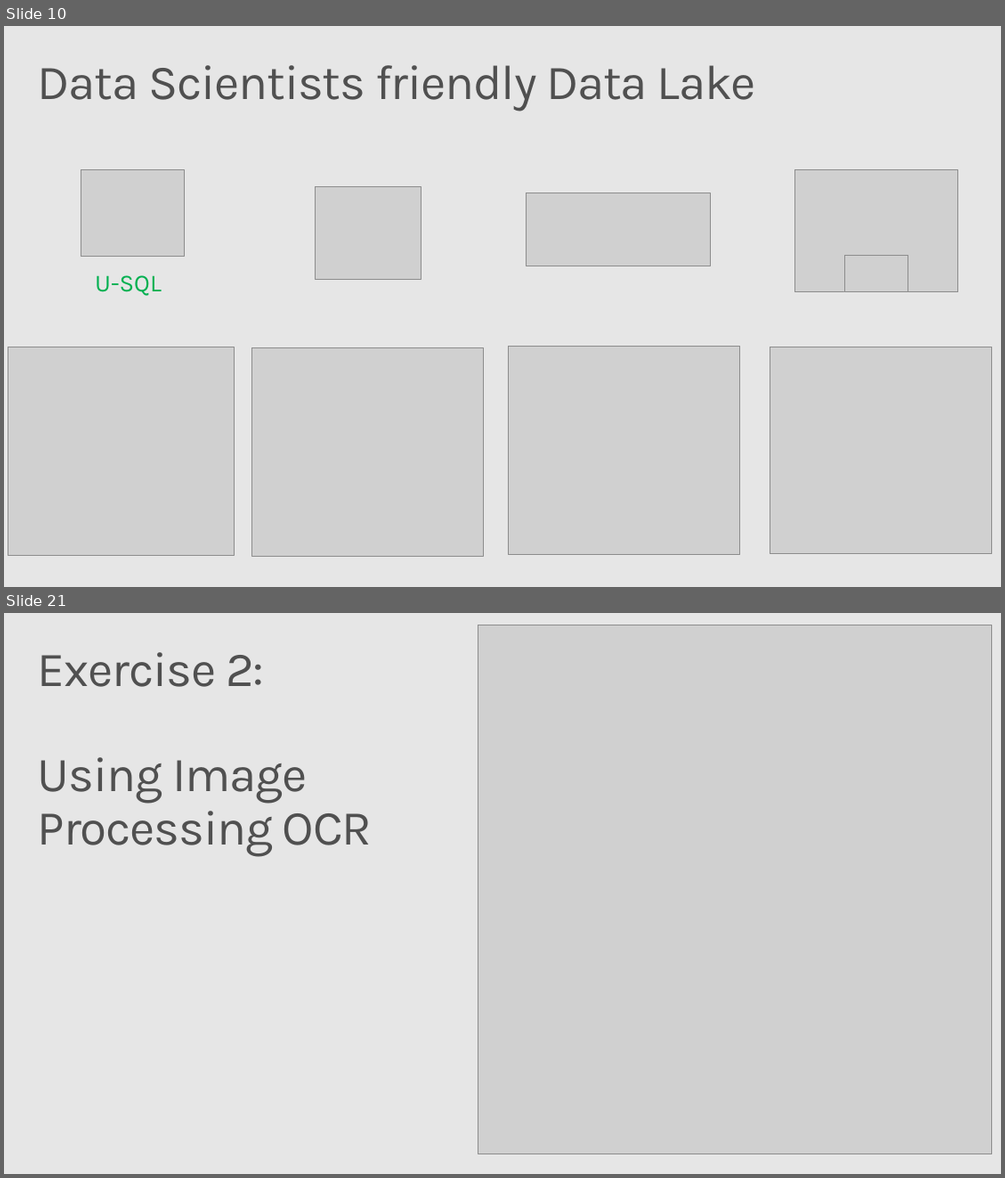
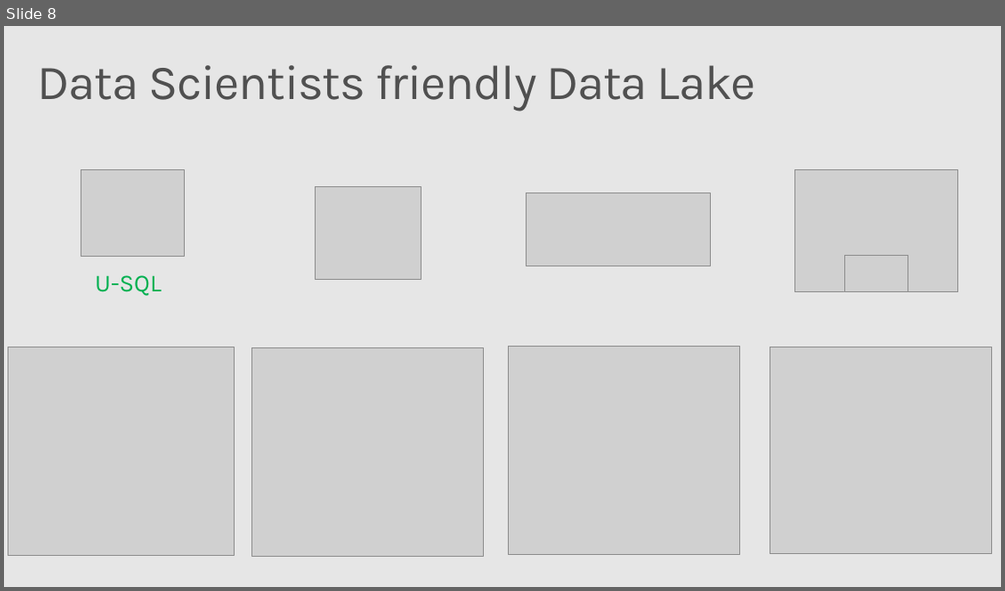
Before and after one commit to wguo123/mlads2017s, a slide deck: MLADS_2017S_159_v7.pptx. Shown one above the other, each under a label of ours: slides 10 and 21 before the commit, slide 8 after it; the slides between them are not shown. The pictures are 1005x1178 and 1005x591 pixels, drawn with LibreOffice and Linux fonts; fonts in the diff are those of the drawing; grey boxes stand for pictures; background and template pictures are left out. Boxes give left, top, right and bottom in pixels: in the first picture for what was removed or moved away, otherwise in the second. Text is boxed around its words. In the diff, an @@ line names an element or a change of style, - is before the commit and + after.

```diff
--- a/MLADS_2017S_159_v7.pptx
+++ b/MLADS_2017S_159_v7.pptx
@@ slide 21 removed at (4, 613, 1001, 1174), background #E6E6E6 @@
@@ picture removed at (478, 625, 992, 1154) @@
@@ title removed at (38, 652, 372, 857) @@
-Exercise 2:
-Using Image Processing OCR
@@ what was slide 10 is now slide 8 @@
```
Also in this commit, not shown: 4 slides changed, 13 other slides removed, 4 other files.
